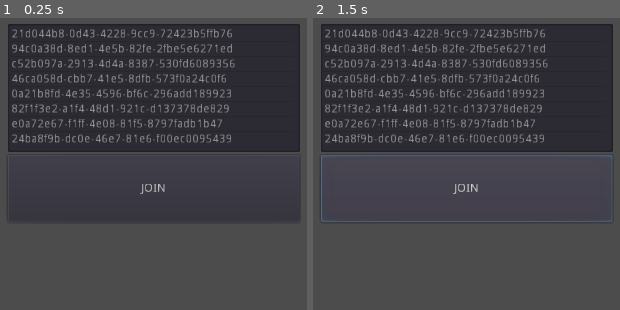
Above: before the commit, frames 1-2 (left to right).
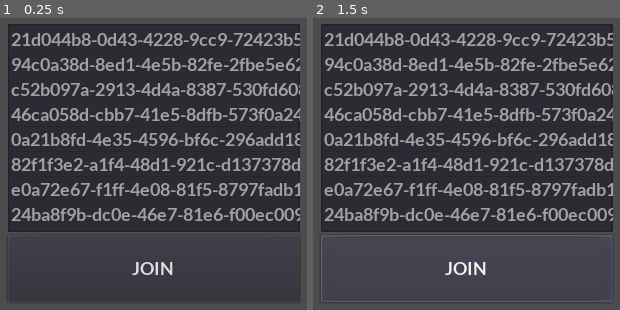
Above: after the commit, the same moments.

Repository: mchang05/ArcadeArena
Game: Godot game, scene res://src/Main.tscn
Same seed, same stepped clock (60 frames per second), same inputs: the game is played once before the commit and once after it.
Inputs:
- Up to frame 1 (0.25 s): no input
- Up to frame 2 (1.5 s): tap Enter at 0.5 s; click "JOIN" at 1.25 s

The runs differ from the first frame. In frame 1, 24% of the frame differs, in the area x 2-98%, y 3-89%; in frame 2, 39%, in the area x 2-98%, y 3-98%.
Error in both runs: Invalid get index '0' (on base: 'PoolIntArray'). (res://src/Debug/UUID.gd:24)

Commit message:
join room

Diff:
--- /dev/null
+++ b/assets/ArcadeTheme.tres
@@ -0,0 +1,11 @@
+[gd_resource type="Theme" load_steps=3 format=2]
+
+[sub_resource type="DynamicFontData" id=1]
+font_path = "res://assets/fonts/Lato-Bold.ttf"
+
+[sub_resource type="DynamicFont" id=2]
+size = 22
+font_data = SubResource( 1 )
+
+[resource]
+default_font = SubResource( 2 )
--- a/src/Autoload/Comm.gd
+++ b/src/Autoload/Comm.gd
@@ -1,23 +1,34 @@
 extends Node
 
 signal connected
+signal room_joined(room_id)
+signal room_left
+signal room_totalplayer_updated(total)
 
-var _client := Nakama.create_client("defaultkey", "192.168.0.169", 7350, "http")
-var _socket := Nakama.create_socket_from(_client)
+var _client
+var _socket
 var _session : NakamaSession
 
+var room_users = {}
+
 func _ready():
+	pass
+
+func init(ip) -> void:
+	_client = Nakama.create_client("defaultkey", ip, 7350, "http")
+	_socket = Nakama.create_socket_from(_client)
 	_socket.connect("connected", self, "_on_socket_connected")
 	_socket.connect("closed", self, "_on_socket_closed")
 	_socket.connect("received_error", self, "_on_socket_error")
+	_socket.connect("received_channel_presence", self, "_on_channel_presence")
 
-func authenticate() -> void:
-	var deviceid = OS.get_unique_id()
+func authenticate(deviceid) -> void:
+#	var deviceid = OS.get_unique_id()
 	_session = yield(_client.authenticate_device_async(deviceid), "completed")
 	if _session.is_exception():
 		print("An error occured: %s" % _session)
 		return
-
+	connect_server()
 
 func get_account_info() -> void:
 	var account : NakamaAPI.ApiAccount = yield(_client.get_account_async(_session), "completed")
@@ -39,7 +50,17 @@
 	if channel.is_exception():
 		print("An error occured: %s" % channel)
 		return
-	print("Now connected to channel id: '%s'" % [channel.id])
+	emit_signal("room_joined", channel.id)
+	for p in channel.presences:
+		room_users[p.user_id] = p
+	print("Users in room: %s" % [room_users.keys()])
+
+func leave_room(room_id) -> void:
+	var result : NakamaAsyncResult = yield(_socket.leave_chat_async(room_id), "completed")
+	if result.is_exception():
+		print("An error occured: %s" % result)
+		return
+	emit_signal("room_left")
 
 func _on_socket_connected() -> void:
 	emit_signal("connected")
@@ -49,3 +70,11 @@
 
 func _on_socket_error() -> void:
 	print("Server Error")
+
+func _on_channel_presence(p_presence : NakamaRTAPI.ChannelPresenceEvent) -> void:
+	for p in p_presence.joins:
+		room_users[p.user_id] = p
+	for p in p_presence.leaves:
+		room_users.erase(p.user_id)
+	print("Users in room: %s" % [room_users.keys()])
+	emit_signal("room_totalplayer_updated", room_users.size())
--- a/src/Debug/UUID.gd
+++ b/src/Debug/UUID.gd
@@ -1,6 +1,6 @@
 extends Control
 
-signal selected
+signal selected(id)
 
 var test_id := ["21d044b8-0d43-4228-9cc9-72423b5ffb76",
 				"94c0a38d-8ed1-4e5b-82fe-2fbe5e6271ed",
@@ -17,7 +17,7 @@
 		$VBox/List.add_item(id, null, true)
 
 func _on_List_item_activated(index):
-	emit_signal("selected")
+	emit_signal("selected", test_id[index])
 	queue_free()
 
 func _on_BtnJoin_pressed():
--- /dev/null
+++ b/src/Game/Pong/Pong.gd
@@ -0,0 +1,16 @@
+extends Node2D
+
+var room_id := ""
+
+func _ready():
+	Comm.connect("room_totalplayer_updated", self, "_on_totalplayer_updated")
+
+
+func init(id) -> void:
+	room_id = id
+
+func _on_BtnLeave_pressed() -> void:
+	Comm.leave_room(room_id);
+
+func _on_totalplayer_updated(total) -> void:
+	$UI/Control/Online.text = String(total)
--- /dev/null
+++ b/src/Game/Pong/Pong.tscn
@@ -0,0 +1,56 @@
+[gd_scene load_steps=3 format=2]
+
+[ext_resource path="res://assets/ArcadeTheme.tres" type="Theme" id=1]
+[ext_resource path="res://src/Game/Pong/Pong.gd" type="Script" id=2]
+
+[node name="Pong" type="Node2D"]
+script = ExtResource( 2 )
+
+[node name="UI" type="CanvasLayer" parent="."]
+
+[node name="Control" type="Control" parent="UI"]
+anchor_right = 1.0
+anchor_bottom = 1.0
+theme = ExtResource( 1 )
+__meta__ = {
+"_edit_use_anchors_": false
+}
+
+[node name="Title" type="Label" parent="UI/Control"]
+anchor_left = 0.5
+anchor_top = 0.5
+anchor_right = 0.5
+anchor_bottom = 0.5
+margin_left = -32.5
+margin_top = -13.5
+margin_right = 32.5
+margin_bottom = 13.5
+text = "PONG"
+__meta__ = {
+"_edit_use_anchors_": false
+}
+
+[node name="Online" type="Label" parent="UI/Control"]
+margin_right = 65.0
+margin_bottom = 27.0
+text = "0"
+align = 1
+__meta__ = {
+"_edit_use_anchors_": false
+}
+
+[node name="BtnLeave" type="Button" parent="UI/Control"]
+anchor_left = 0.5
+anchor_top = 0.5
+anchor_right = 0.5
+anchor_bottom = 0.5
+margin_left = -100.0
+margin_top = 70.0
+margin_right = 100.0
+margin_bottom = 150.0
+rect_min_size = Vector2( 200, 80 )
+text = "LEAVE"
+__meta__ = {
+"_edit_use_anchors_": false
+}
+[connection signal="pressed" from="UI/Control/BtnLeave" to="." method="_on_BtnLeave_pressed"]
--- a/src/Main.gd
+++ b/src/Main.gd
@@ -1,25 +1,41 @@
 extends Node2D
 
+export(String, "192.168.0.169", "192.168.1.110") var ip
 var game_list = ["Pong", "Race"]
-var room_scene := preload("res://src/Lobby/Room.tscn")
+var game_banner := preload("res://src/Lobby/Room.tscn")
+
+var pong_game = preload("res://src/Game/Pong/Pong.tscn")
 
 func _ready():
+	Comm.init(ip)
 	Comm.connect("connected", self, "_on_comm_connected")
-	Comm.authenticate()
+	Comm.connect("room_joined", self, "_on_room_joined")
+	Comm.connect("room_left", self, "_on_room_left")
 
 	for game in game_list:
-		var room = room_scene.instance()
+		var room = game_banner.instance()
 		room.set_name(game)
-		room.connect("entered", self, "_on_room_entered")
+		room.connect("entered", self, "_on_room_selected")
 		$UI/Control/Games.add_child(room)
 	pass
 
 func _on_comm_connected() -> void:
 	$UI/Control/Games.show()
-	printt("Connected")
 
-func _on_UUID_selected():
-	Comm.connect_server()
+func _on_room_joined(room_id) -> void:
+	$UI/Control.hide()
+	var game = pong_game.instance();
+	$Game.add_child(game)
+	game.init(room_id)
 
-func _on_room_entered(name):
+func _on_room_left() -> void:
+	$UI/Control.show()
+	var game = $Game.get_child(0)
+	$Game.remove_child(game)
+	game.queue_free()
+
+func _on_room_selected(name):
 	Comm.join_room(name)
+
+func _on_UUID_selected(id) -> void:
+	Comm.authenticate(id)
--- a/src/Main.tscn
+++ b/src/Main.tscn
@@ -1,10 +1,12 @@
-[gd_scene load_steps=3 format=2]
+[gd_scene load_steps=4 format=2]
 
 [ext_resource path="res://src/Main.gd" type="Script" id=1]
 [ext_resource path="res://src/Debug/UUID.tscn" type="PackedScene" id=2]
+[ext_resource path="res://assets/ArcadeTheme.tres" type="Theme" id=3]
 
 [node name="Main" type="Node2D"]
 script = ExtResource( 1 )
+ip = "192.168.1.110"
 
 [node name="Game" type="Node2D" parent="."]
 
@@ -14,6 +16,7 @@
 anchor_left = 0.000976563
 anchor_right = 1.00098
 anchor_bottom = 1.0
+theme = ExtResource( 3 )
 __meta__ = {
 "_edit_use_anchors_": false
 }
Binary file added: assets/Lato-Bold.ttf
Binary file added: assets/fonts/Lato-Bold.ttf
